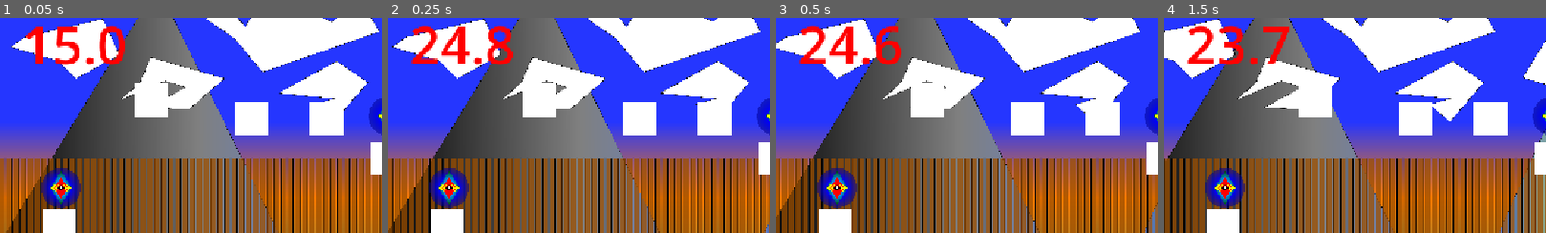
Above: before the commit, frames 1-4 (left to right).
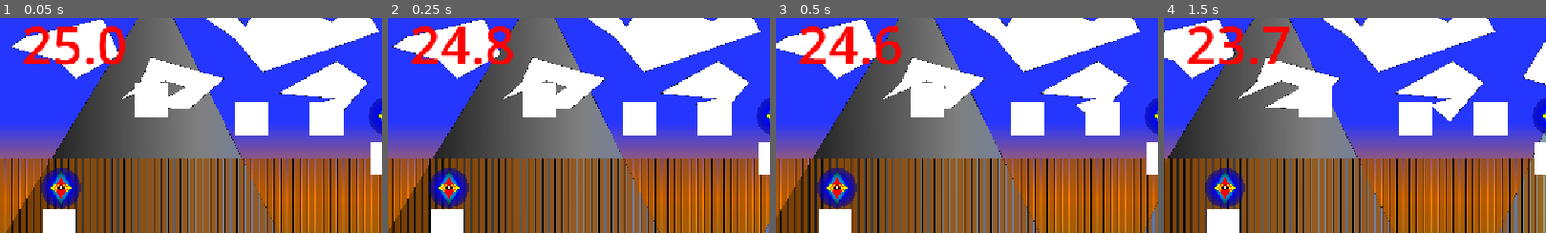
Above: after the commit, the same moments.

Repository: tyleruploads/code-ware
Game: Godot game, scene res://Scenes/minigames/minigame_1.tscn
Same seed, same stepped clock (60 frames per second), same inputs: the game is played once before the commit and once after it. This scene is started directly instead of the project's main scene.
Inputs (mouse positions are % of the whole screen's width and height, from its top left):
- Up to frame 1 (0.05 s): no input
- Up to frame 2 (0.25 s): no input
- Up to frame 3 (0.5 s): no input
- Up to frame 4 (1.5 s): tap Enter (ui_accept) at 0.5, 0.77 s; move the mouse to (72, 45) at 0.52 s; hold Right (move_right) 0.53-1.28 s; tap I at 0.6 s; click (72, 45) at 0.67 s; move the mouse to (30, 55) at 1.27 s; hold Down (move_down) from 1.28 s (still down); tap Alt at 1.35 s
The pictures show only the part of the screen within x 0-50%, y 8-58%; the shares and areas given below are measured in that part.

The runs differ from the first frame. In frame 1, 0.6% of the frame differs, in the area x 6-13%, y 3-22%; in frame 2, nothing differs; in frame 3, nothing differs; in frame 4, nothing differs.

Commit message:
Update timer time placeholder in minigame 1 to match real time

Diff:
--- a/src/Scenes/minigames/minigame_1.tscn
+++ b/src/Scenes/minigames/minigame_1.tscn
@@ -66,7 +66,7 @@
 offset_right = 153.0
 offset_bottom = 143.0
 theme_override_font_sizes/font_size = 80
-text = "15.0"
+text = "25.0"
 script = ExtResource("5_5txvl")
 
 [node name="Orbs" type="Area2D" parent="." unique_id=1931334122]
